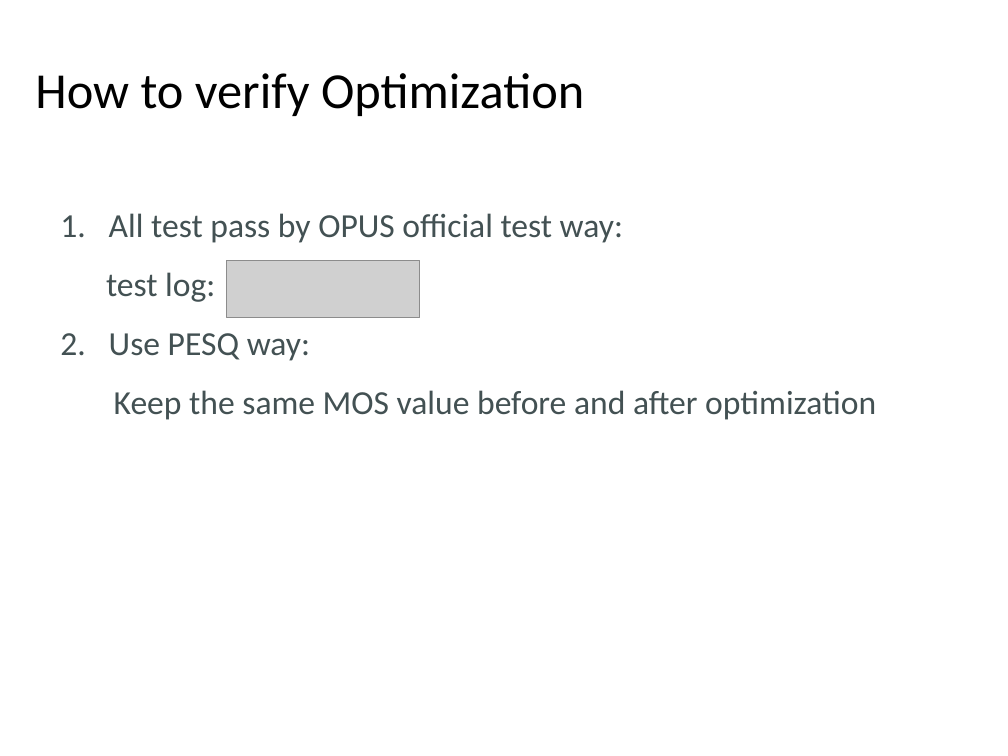
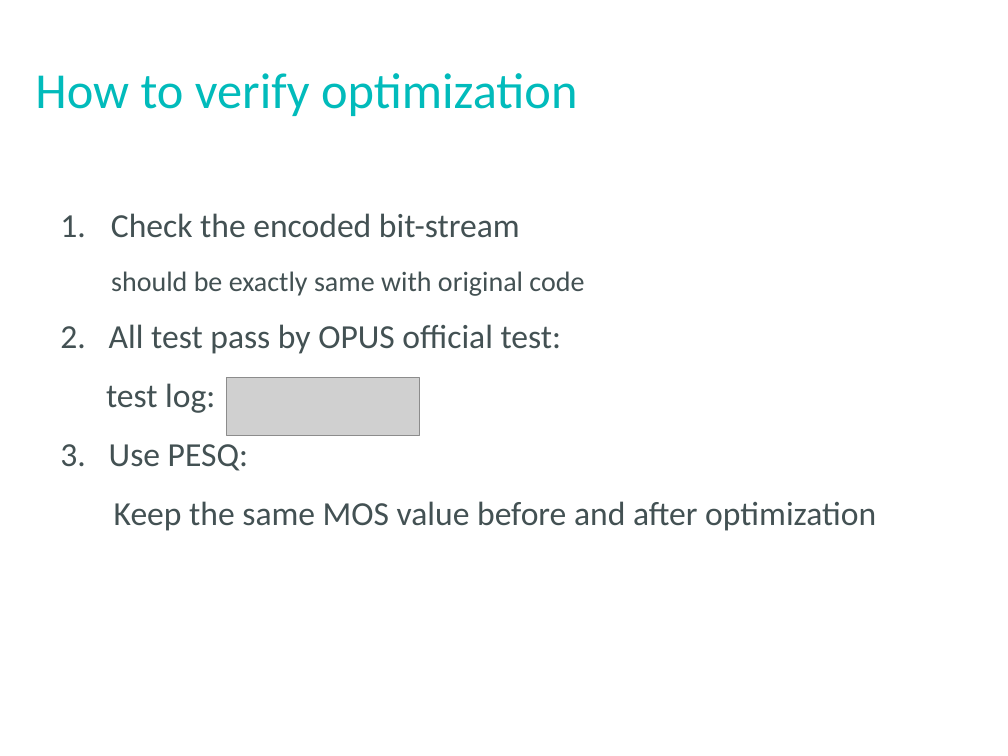
Before and after one commit to cisco/opus, a slide deck: slide 9 of cisco-opus-optimization.pptx. Drawn at 1008x756 pixels with LibreOffice and Linux fonts; fonts in the diff are those of the drawing; grey boxes stand for pictures. Boxes give left, top, right and bottom in pixels: in the first picture for what was removed or moved away, otherwise in the second. Text is boxed around its words. In the diff, an @@ line names an element or a change of style, - is before the commit and + after.

```diff
--- a/cisco-opus-optimization.pptx
+++ b/cisco-opus-optimization.pptx
@@ title at [35, 73, 577, 116]: text changed; text colour #000000 to gradient #000000 to #01BBBB to #8064A2 @@
-How to verify Optimization
+How to verify optimization
@@ text at [60, 213, 584, 354]: text changed @@
-1. All test pass by OPUS official test way:
+1. Check the encoded bit-stream
+  should be exactly same with original code
+2. All test pass by OPUS official test:
@@ picture removed at [227, 260, 420, 318] @@
@@ picture added at [227, 378, 420, 435] @@
@@ text at [60, 444, 248, 471]: text changed @@
-2. Use PESQ way:
+3. Use PESQ:
```
Also in this commit, not shown: 7 other slides changed, 1 slide removed.
